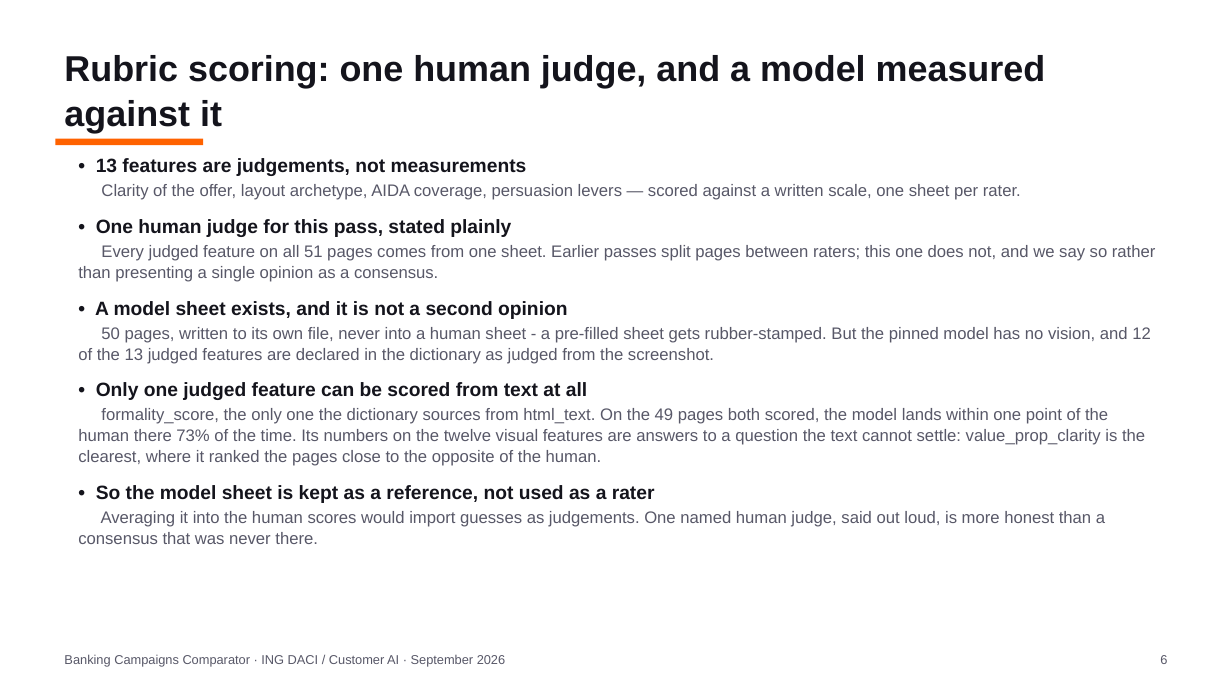
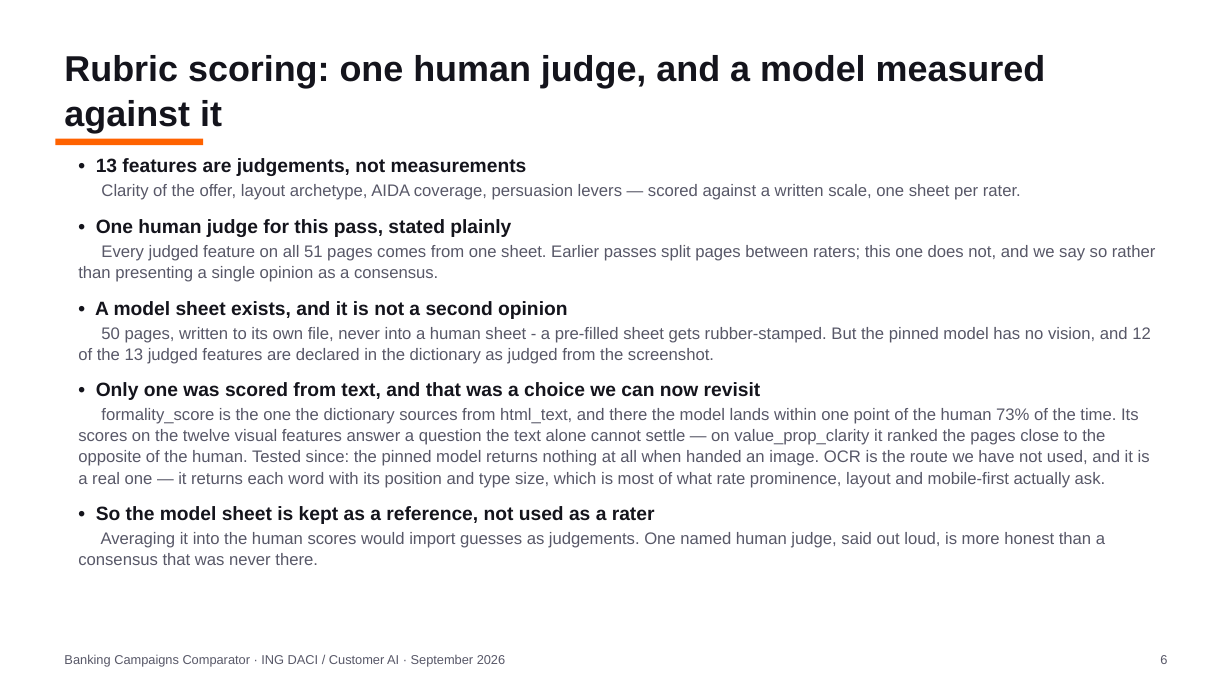
Before and after one commit to Siegried81/ing-usecase, a slide deck: slide 6 of docs/Banking_Campaigns_Comparator.pptx. Drawn at 1232x693 pixels with LibreOffice and Linux fonts; fonts in the diff are those of the drawing. Boxes give left, top, right and bottom in pixels: in the first picture for what was removed or moved away, otherwise in the second. Text is boxed around its words. In the diff, an @@ line names an element or a change of style, - is before the commit and + after.

```diff
--- a/docs/Banking_Campaigns_Comparator.pptx
+++ b/docs/Banking_Campaigns_Comparator.pptx
@@ text at [78, 382, 1150, 488]: text changed @@
-• Only one judged feature can be scored from text at all
-formality_score, the only one the dictionary sources from html_text. On the 49 pages both scored, the model lands within one point of the human there 73% of the time. Its numbers on the twelve visual features are answers to a question the text cannot settle: value_prop_clarity is the clearest, where it ranked the pages close to the opposite of the human.
+• Only one was scored from text, and that was a choice we can now revisit
+formality_score is the one the dictionary sources from html_text, and there the model lands within one point of the human 73% of the time. Its scores on the twelve visual features answer a question the text alone cannot settle — on value_prop_clarity it ranked the pages close to the opposite of the human. Tested since: the pinned model returns nothing at all when handed an image. OCR is the route we have not used, and it is a real one — it returns each word with its position and type size, which is most of what rate prominence, layout and mobile-first actually ask.
```
Also in this commit, not shown: 4 other slides changed, 27 other files.
